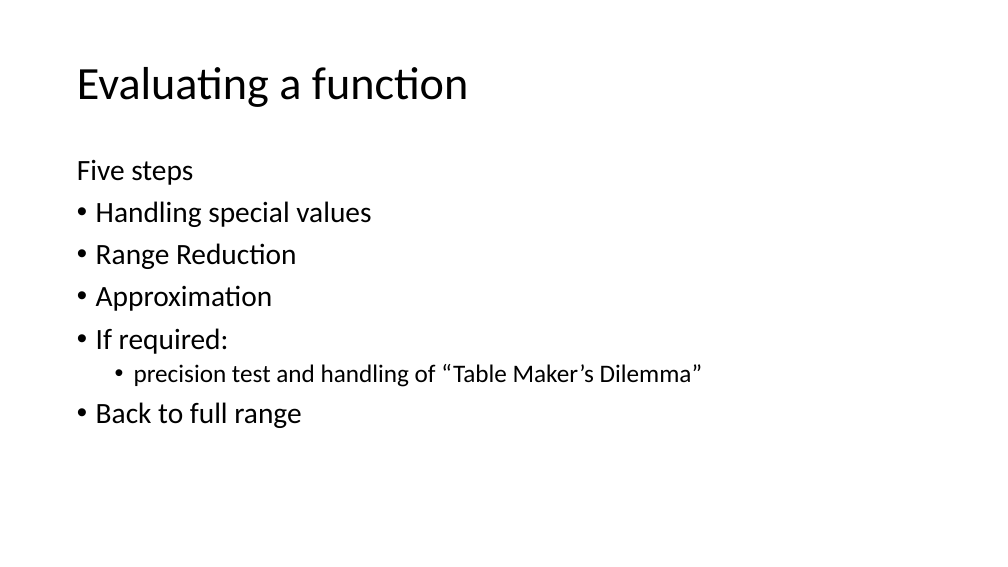
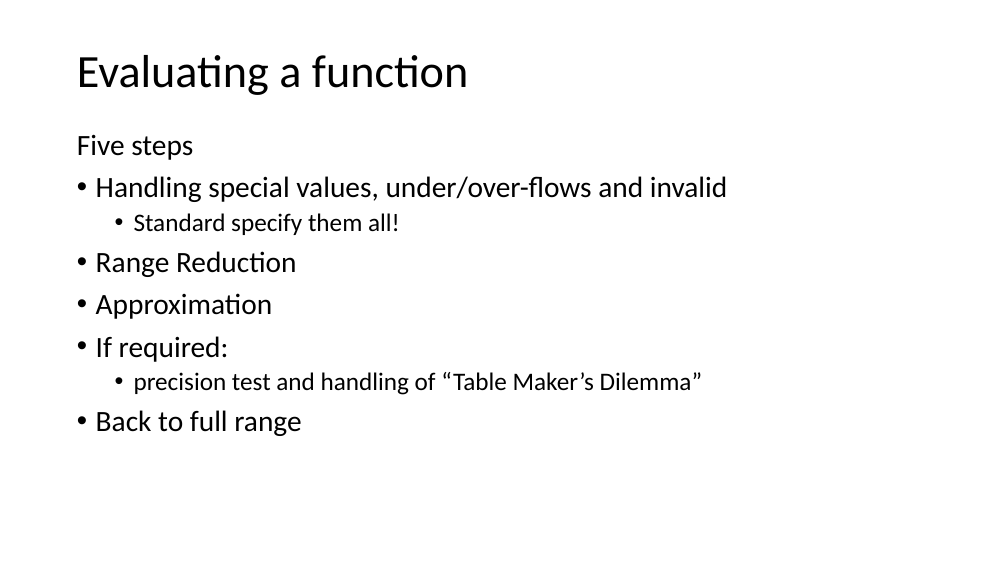
Before and after one commit to VinInn/FPCourse, a slide deck: slide 28 of Slides/FPforScientist.pptx. Drawn at 1008x567 pixels with LibreOffice and Linux fonts; fonts in the diff are those of the drawing. Boxes give left, top, right and bottom in pixels: in the first picture for what was removed or moved away, otherwise in the second. Text is boxed around its words. In the diff, an @@ line names an element or a change of style, - is before the commit and + after.

Commit message:
func approx

```diff
--- a/Slides/FPforScientist.pptx
+++ b/Slides/FPforScientist.pptx
@@ title "Evaluating a function": place and size @@
-title "Evaluating a function" at box(77, 67, 468, 107)
+title "Evaluating a function" at box(77, 55, 468, 95)
@@ text "Five steps": place and size @@
-text "Five steps" at box(77, 159, 702, 428)
+text "Five steps" at box(77, 134, 727, 436)
@@ text at box(96, 176, 727, 235): text changed @@
-• Handling special values
+• Handling special values, under/over-flows and invalid
+  • Standard specify them all!
```
Also in this commit, not shown: 1 other slide changed, 2 slides added.
